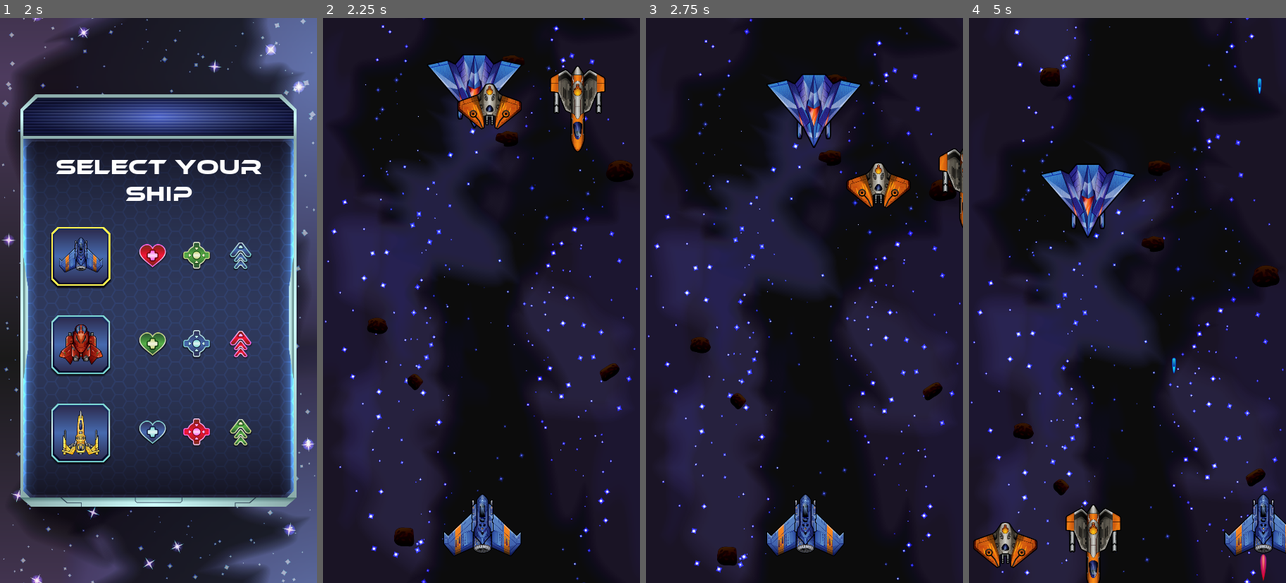
Above: before the commit, frames 1-4 (left to right).
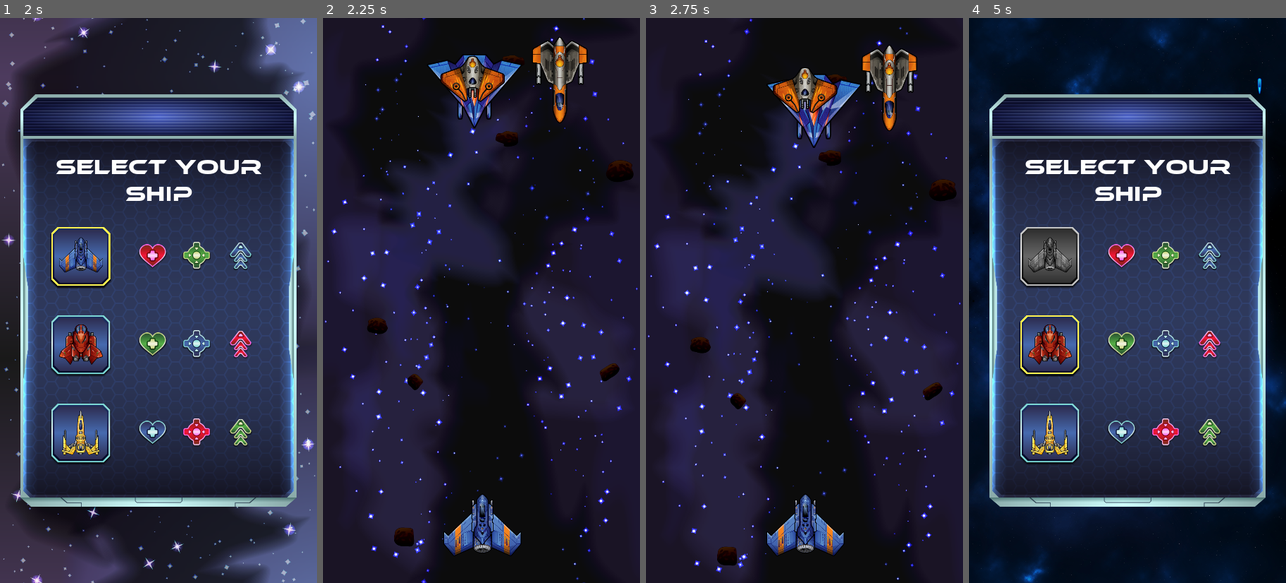
Above: after the commit, the same moments.

Repository: diegocantelmi82/TP-Final-Programacion-3
Game: Godot game, scene res://scenes/Main.tscn
Same seed, same stepped clock (60 frames per second), same inputs: the game is played once before the commit and once after it.
Inputs (mouse positions are in pixels of both pictures, inside the frame that each line leads up to):
- Up to frame 1 (2 s): click (158, 357) at 0.5 s; click (158, 357) at 1.25 s
- Up to frame 2 (2.25 s): click (405, 255) at 2 s
- Up to frame 3 (2.75 s): no input
- Up to frame 4 (5 s): tap Enter (continue) at 2.75 s; move the mouse to (1197, 272) at 2.77 s; hold Right (move_right) 2.78-3.53 s; tap Space (secondary_shoot) at 2.85, 3.8 s; tap Ctrl (shoot) at 3.05, 3.6, 4.55 s; move the mouse to (1064, 328) at 3.52 s; hold Left (move_left) 3.53-4.28 s; move the mouse to (1159, 176) at 4.27 s; hold Right (move_right) from 4.28 s (still down); hold Enter (continue) from 4.28 s (still down)

Frame 1 is identical in both runs. In frame 2, 3.8% of the frame differs, in the area x 36-90%, y 3-24%; in frame 3, 3.4%; in frame 4, 76%, in the area x 0-100%, y 0-100%.

Commit message:
Se agregan power ups, se agregan sfx

Diff:
--- a/common/AudioManager.gd
+++ b/common/AudioManager.gd
@@ -1,7 +1,13 @@
 extends Node
 
 const assets = {
-	"button_hover": "res://assets/sounds/button_hover.wav"
+	"blitz": "res://assets/sounds/blitz.wav",
+	"button_hover": "res://assets/sounds/button_hover.wav",
+	"laser": "res://assets/sounds/laser.wav",
+	"charge_special_shoot": "res://assets/sounds/charge_special_shoot.wav",
+	"special_shoot": "res://assets/sounds/special_shoot.wav",
+	"ship_explosion": "res://assets/sounds/ship_explosion.wav",
+	"power_up": "res://assets/sounds/power_up.wav"
 }
 
 export var audioStreamPlayers = 8
@@ -14,14 +20,14 @@
 		availableStreamPlayers.append(stream)
 		self.add_child(stream)
 
-func play(name, loop = false):
+func play(name, isMusic = false):
 	if (assets.has(name) && ResourceLoader.exists(assets[name])):
 		var player = getStreamPlayer()
 
 		if player:
 			player.stream = ResourceLoader.load(assets[name])
 
-			if (loop):
+			if (isMusic):
 				player.set_volume_db(linear2db(Settings.music_volume))
 			else:
 				player.set_volume_db(linear2db(Settings.sfx_volume))
@@ -34,3 +40,7 @@
 			return i
 
 	return null
+
+func stopAllStreamPlayers():
+	for i in availableStreamPlayers:
+		i.stop()
--- a/common/Enemy.gd
+++ b/common/Enemy.gd
@@ -4,6 +4,7 @@
 
 var direction = Vector2(0, 1)
 var Bullet = preload("res://scenes/bullet/Bullet.tscn")
+var PowerUp = preload("res://scenes/powerUp/PowerUp.tscn")
 var type = "enemy"
 
 func _ready():
@@ -31,3 +32,9 @@
 	b.init(bullet_power, true)
 	b.global_position = bulletInitPos2.global_position
 	get_node("/root").add_child(b)
+
+func dead():
+	.dead()
+	var powerUp = PowerUp.instance()
+	powerUp.initPowerUp(self.global_position)
+	get_node("/root").add_child(powerUp)
--- a/common/Level.gd
+++ b/common/Level.gd
@@ -7,6 +7,7 @@
 func _ready():
 	loadPlayerShip()
 	playerShip.connect("dead", self, "on_ship_destroy")
+	AudioManager.play("blitz", true)
 
 func _process(delta):
 	pass
--- a/common/PlayerShip.gd
+++ b/common/PlayerShip.gd
@@ -5,6 +5,7 @@
 signal dead()
 
 export var special_bullet_power = 100
+export var MAX_SPECIAL_AMMO = 3
 
 var playerControllerClass = load("res://common/playerController/playerController.gd")
 var playerController = playerControllerClass.new()
@@ -28,6 +29,8 @@
 	b.global_position = bulletInitPos2.global_position
 	get_node("/root").add_child(b)
 
+	AudioManager.play("laser")
+
 func shoot_secondary_weapon():
 	Player.ships[Player.main_ship].secondary_ammo -= 1
 
@@ -39,8 +42,17 @@
 func dead():
 	.dead()
 	Player.ships[Player.main_ship].is_alive = 0
+	AudioManager.stopAllStreamPlayers()
 
 func animation_end():
 	if animation == "explode":
 		queue_free()
 		emit_signal("dead")
+
+func setShield(pwr):
+	shield += pwr
+	shield = clamp(shield, 0, MAX_SHIELD)
+
+func setAmmo(qty):
+	Player.ships[Player.main_ship].secondary_ammo += 1
+	Player.ships[Player.main_ship].secondary_ammo = clamp(Player.ships[Player.main_ship].secondary_ammo, 0, MAX_SPECIAL_AMMO)
--- a/common/Settings.gd
+++ b/common/Settings.gd
@@ -1,5 +1,5 @@
 extends Node
 
 # Settings
-var music_volume: float = 0.8
-var sfx_volume: float = 0.8
+var music_volume: float = 0.5
+var sfx_volume: float = 0.7
--- a/common/Ship.gd
+++ b/common/Ship.gd
@@ -22,10 +22,17 @@
 	if hp <= 0 && isAlive:
 		dead()
 
+	if has_node("Shield"):
+		if shield > 0:
+			self.get_node("Shield").get_material().set_shader_param("shield", 1)
+		else:
+			self.get_node("Shield").get_material().set_shader_param("shield", 0)
+
 func dead():
 	isAlive = false
 	animation = "explode"
 	$AnimatedSprite.play("explode")
+	AudioManager.play("ship_explosion")
 
 func animation_end():
 	if animation == "explode":
@@ -33,6 +40,9 @@
 
 func _on_ship_area_entered(area):
 	if area.type == "bullet":
-		hp -= area.power
+		if shield > 0:
+			shield -= area.power
+		else:
+			hp -= area.power
 	elif area.type == "enemy":
 		hp = 0
--- a/common/playerController/playerPolling.gd
+++ b/common/playerController/playerPolling.gd
@@ -24,9 +24,11 @@
 		if (Input.is_action_just_pressed("secondary_shoot")):
 			player.get_node("ShootChargeTimer").start()
 			player.get_node("AnimatedSprite").get_material().set_shader_param("shader_color", 1)
+			AudioManager.play("charge_special_shoot")
 		elif (Input.is_action_just_released("secondary_shoot")):
 			if player.get_node("ShootChargeTimer").get_time_left() == 0:
 				player.shoot_secondary_weapon()
+				AudioManager.play("special_shoot")
 
 			player.get_node("ShootChargeTimer").stop()
 			player.get_node("AnimatedSprite").get_material().set_shader_param("shader_color", 0)
--- a/scenes/avenger/Avenger.gd
+++ b/scenes/avenger/Avenger.gd
@@ -9,3 +9,5 @@
 	b.init(bullet_power)
 	b.global_position = bulletInitPos.global_position
 	get_node("/root").add_child(b)
+
+	AudioManager.play("laser")
--- a/scenes/avenger/Avenger.tscn
+++ b/scenes/avenger/Avenger.tscn
@@ -22,6 +22,23 @@
 [ext_resource path="res://assets/ships/avenger/avenger_explosion_9.png" type="Texture" id=20]
 [ext_resource path="res://assets/ships/avenger/avenger_explosion_7.png" type="Texture" id=21]
 [ext_resource path="res://shaders/PlayerShoot.gdshader" type="Shader" id=22]
+[ext_resource path="res://shaders/Shield.gdshader" type="Shader" id=23]
+
+[sub_resource type="ShaderMaterial" id=4]
+shader = ExtResource( 23 )
+shader_param/shield = true
+shader_param/color = Plane( 0, 0.7, 1, 1 )
+shader_param/outer_radius = 0.35
+shader_param/inner_radius = 0.275
+shader_param/fade_effect_amount = 0.01
+
+[sub_resource type="SpriteFrames" id=5]
+animations = [ {
+"frames": [ ExtResource( 4 ) ],
+"loop": false,
+"name": "default",
+"speed": 1.0
+} ]
 
 [sub_resource type="ShaderMaterial" id=3]
 shader = ExtResource( 22 )
@@ -52,6 +69,12 @@
 "_edit_group_": true
 }
 
+[node name="Shield" type="AnimatedSprite" parent="."]
+material = SubResource( 4 )
+position = Vector2( 588, 742 )
+scale = Vector2( 1.16667, 1.57718 )
+frames = SubResource( 5 )
+
 [node name="AnimatedSprite" type="AnimatedSprite" parent="."]
 material = SubResource( 3 )
 position = Vector2( 588, 760.485 )
--- a/scenes/defender/Defender.tscn
+++ b/scenes/defender/Defender.tscn
@@ -22,6 +22,8 @@
 [ext_resource path="res://assets/ships/defender/defender.png" type="Texture" id=20]
 [ext_resource path="res://scenes/defender/Defender.gd" type="Script" id=21]
 [ext_resource path="res://shaders/PlayerShoot.gdshader" type="Shader" id=22]
+[ext_resource path="res://assets/ships/avenger/avenger.png" type="Texture" id=23]
+[ext_resource path="res://shaders/Shield.gdshader" type="Shader" id=24]
 
 [sub_resource type="ShaderMaterial" id=2]
 shader = ExtResource( 22 )
@@ -43,6 +45,22 @@
 "loop": true,
 "name": "move",
 "speed": 60.0
+} ]
+
+[sub_resource type="ShaderMaterial" id=3]
+shader = ExtResource( 24 )
+shader_param/shield = true
+shader_param/color = Plane( 0, 0.7, 1, 1 )
+shader_param/outer_radius = 0.35
+shader_param/inner_radius = 0.275
+shader_param/fade_effect_amount = 0.01
+
+[sub_resource type="SpriteFrames" id=4]
+animations = [ {
+"frames": [ ExtResource( 23 ) ],
+"loop": false,
+"name": "default",
+"speed": 1.0
 } ]
 
 [node name="Defender" type="Area2D"]
@@ -75,3 +93,9 @@
 
 [node name="ShootChargeTimer" type="Timer" parent="."]
 one_shot = true
+
+[node name="Shield" type="AnimatedSprite" parent="."]
+material = SubResource( 3 )
+position = Vector2( 580, 589 )
+scale = Vector2( 1.06019, 1.44295 )
+frames = SubResource( 4 )
--- a/scenes/enemies/Enemy2/Enemy2.tscn
+++ b/scenes/enemies/Enemy2/Enemy2.tscn
@@ -28,6 +28,7 @@
 collision_layer = 2
 collision_mask = 0
 script = ExtResource( 9 )
+SPEED = 100
 
 [node name="AnimatedSprite" type="AnimatedSprite" parent="."]
 rotation = 3.14159
--- a/scenes/enemies/Enemy3/Enemy3.tscn
+++ b/scenes/enemies/Enemy3/Enemy3.tscn
@@ -28,6 +28,7 @@
 collision_layer = 2
 collision_mask = 0
 script = ExtResource( 9 )
+SPEED = 70
 
 [node name="AnimatedSprite" type="AnimatedSprite" parent="."]
 rotation = 3.14159
--- /dev/null
+++ b/scenes/powerUp/PowerUp.gd
@@ -0,0 +1,31 @@
+extends Node
+
+enum power_ups {AMMO, SHIELD}
+var type = "power_up"
+var specialAmmoPowerUp = load("res://assets/menu/damage_icon.png")
+var shieldPowerUp = load("res://assets/menu/shield.png")
+var powerUpType = {
+	power_ups.AMMO: specialAmmoPowerUp,
+	power_ups.SHIELD: shieldPowerUp
+}
+var power_up
+export var shieldPwr = 20
+export var ammoQty = 1
+
+func _ready():
+	self.connect("area_entered", self, "_on_powerup_area_entered")
+
+func initPowerUp(enemyPosition):
+	randomize()
+	power_up = randi() % 2
+	$Sprite.texture = powerUpType[power_up]
+	self.global_position = enemyPosition
+
+func _on_powerup_area_entered(area):
+	if power_up == power_ups.AMMO:
+		area.setAmmo(ammoQty)
+	elif power_up == power_ups.SHIELD:
+		area.setShield(shieldPwr)
+
+	AudioManager.play("power_up")
+	queue_free()
--- /dev/null
+++ b/scenes/powerUp/PowerUp.tscn
@@ -0,0 +1,18 @@
+[gd_scene load_steps=4 format=2]
+
+[ext_resource path="res://assets/menu/damage_icon.png" type="Texture" id=1]
+[ext_resource path="res://scenes/powerUp/PowerUp.gd" type="Script" id=2]
+
+[sub_resource type="RectangleShape2D" id=1]
+extents = Vector2( 30, 29.5 )
+
+[node name="PowerUp" type="Area2D"]
+collision_layer = 8
+script = ExtResource( 2 )
+
+[node name="Sprite" type="Sprite" parent="."]
+texture = ExtResource( 1 )
+
+[node name="CollisionShape2D" type="CollisionShape2D" parent="."]
+position = Vector2( 0, -2.5 )
+shape = SubResource( 1 )
--- a/scenes/striker/Striker.tscn
+++ b/scenes/striker/Striker.tscn
@@ -22,6 +22,8 @@
 [ext_resource path="res://assets/ships/striker/striker_explosion_1.png" type="Texture" id=20]
 [ext_resource path="res://scenes/striker/Striker.gd" type="Script" id=21]
 [ext_resource path="res://shaders/PlayerShoot.gdshader" type="Shader" id=22]
+[ext_resource path="res://assets/ships/avenger/avenger.png" type="Texture" id=23]
+[ext_resource path="res://shaders/Shield.gdshader" type="Shader" id=24]
 
 [sub_resource type="ShaderMaterial" id=2]
 shader = ExtResource( 22 )
@@ -34,15 +36,31 @@
 "name": "idle",
 "speed": 1.0
 }, {
+"frames": [ ExtResource( 20 ), ExtResource( 17 ), ExtResource( 10 ), ExtResource( 13 ), ExtResource( 8 ), ExtResource( 18 ), ExtResource( 5 ), ExtResource( 2 ), ExtResource( 3 ) ],
+"loop": false,
+"name": "explode",
+"speed": 18.0
+}, {
 "frames": [ ExtResource( 9 ), ExtResource( 12 ), ExtResource( 6 ), ExtResource( 11 ), ExtResource( 14 ), ExtResource( 7 ), ExtResource( 16 ), ExtResource( 4 ), ExtResource( 15 ), ExtResource( 19 ) ],
 "loop": true,
 "name": "move",
 "speed": 60.0
-}, {
-"frames": [ ExtResource( 20 ), ExtResource( 17 ), ExtResource( 10 ), ExtResource( 13 ), ExtResource( 8 ), ExtResource( 18 ), ExtResource( 5 ), ExtResource( 2 ), ExtResource( 3 ) ],
+} ]
+
+[sub_resource type="ShaderMaterial" id=3]
+shader = ExtResource( 24 )
+shader_param/shield = true
+shader_param/color = Plane( 0, 0.7, 1, 1 )
+shader_param/outer_radius = 0.35
+shader_param/inner_radius = 0.275
+shader_param/fade_effect_amount = 0.01
+
+[sub_resource type="SpriteFrames" id=4]
+animations = [ {
+"frames": [ ExtResource( 23 ) ],
 "loop": false,
-"name": "explode",
-"speed": 18.0
+"name": "default",
+"speed": 1.0
 } ]
 
 [node name="Striker" type="Area2D"]
@@ -73,3 +91,9 @@
 
 [node name="ShootChargeTimer" type="Timer" parent="."]
 one_shot = true
+
+[node name="Shield" type="AnimatedSprite" parent="."]
+material = SubResource( 3 )
+position = Vector2( 522, 405 )
+scale = Vector2( 0.99115, 1.34899 )
+frames = SubResource( 4 )
--- a/shaders/PlayerShoot.gdshader
+++ b/shaders/PlayerShoot.gdshader
@@ -5,6 +5,6 @@
 void fragment() {
 	COLOR = texture(TEXTURE, UV);
 	if(shader_color == 1) {
-		COLOR.b = abs(sin(TIME*50.0));
+		COLOR.r = abs(sin(TIME*50.0));
 	}
 }
--- /dev/null
+++ b/shaders/Shield.gdshader
@@ -0,0 +1,24 @@
+shader_type canvas_item;
+
+uniform bool shield;
+uniform vec4 color = vec4(0.0, 0.7, 1.0, 1.0);
+uniform float outer_radius : hint_range(0,0.7,0.005) = 0.35;
+uniform float inner_radius : hint_range(0,0.7,0.005) = 0.275;
+uniform float fade_effect_amount : hint_range(0,0.1,0.005) = 0.01;
+
+float circle(vec2 position, float radius, float feather) {
+	return smoothstep(radius, radius + feather, length(position - vec2(0.5)));
+}
+
+void fragment() {
+	if (shield) {
+		float outer = circle(vec2(UV.x, UV.y), outer_radius, 0.01);
+		float fade_effect = sin(TIME) * fade_effect_amount;
+		float inner = 1.0 - circle(vec2(UV.x, UV.y), inner_radius, 0.1 - fade_effect);
+
+		COLOR = color;
+		COLOR.a -= outer + inner;
+	} else {
+		COLOR.a = 0.0;
+	}
+}
Binary file added: assets/menu/shield.png
Not shown, added: assets/menu/shield.png.import
Not shown, added: assets/sounds/blitz.wav.import
Not shown, added: assets/sounds/charge_special_shoot.wav.import
Not shown, added: assets/sounds/laser.wav.import
Not shown, added: assets/sounds/power_up.wav.import
Not shown, added: assets/sounds/ship_explosion.wav.import
Not shown, added: assets/sounds/special_shoot.wav.import
Not shown: 1 places in scenes/avenger/Avenger.tscn that only renumber resources
Not shown: 1 places in scenes/defender/Defender.tscn that only renumber resources
Not shown: 1 places in scenes/striker/Striker.tscn that only renumber resources
Not shown, added: assets/sounds/blitz.wav
(and 5 more such lines)
